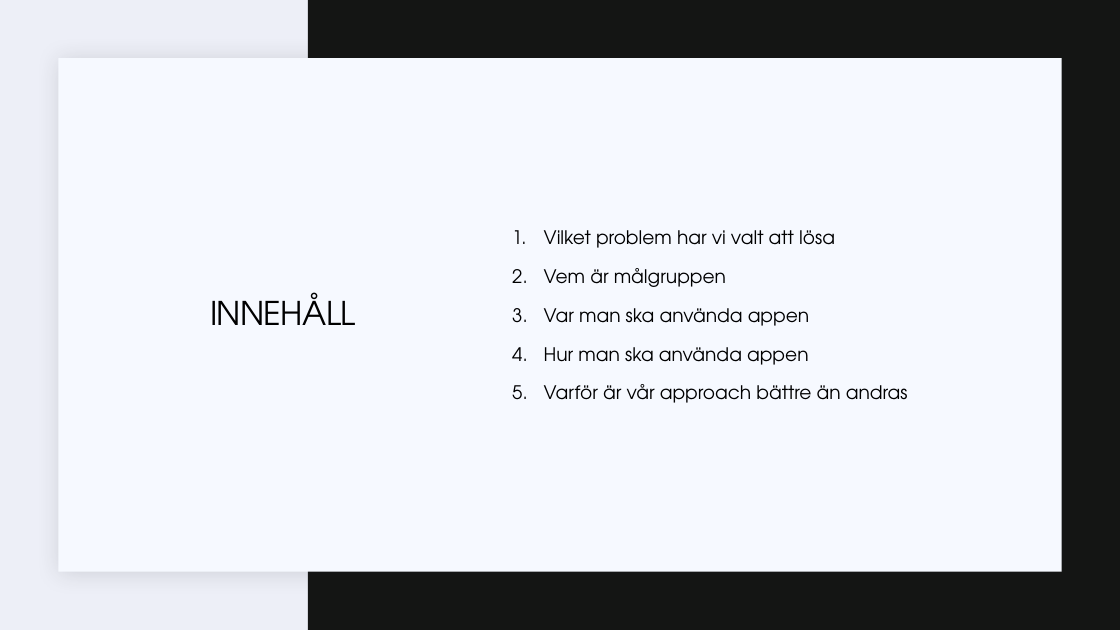
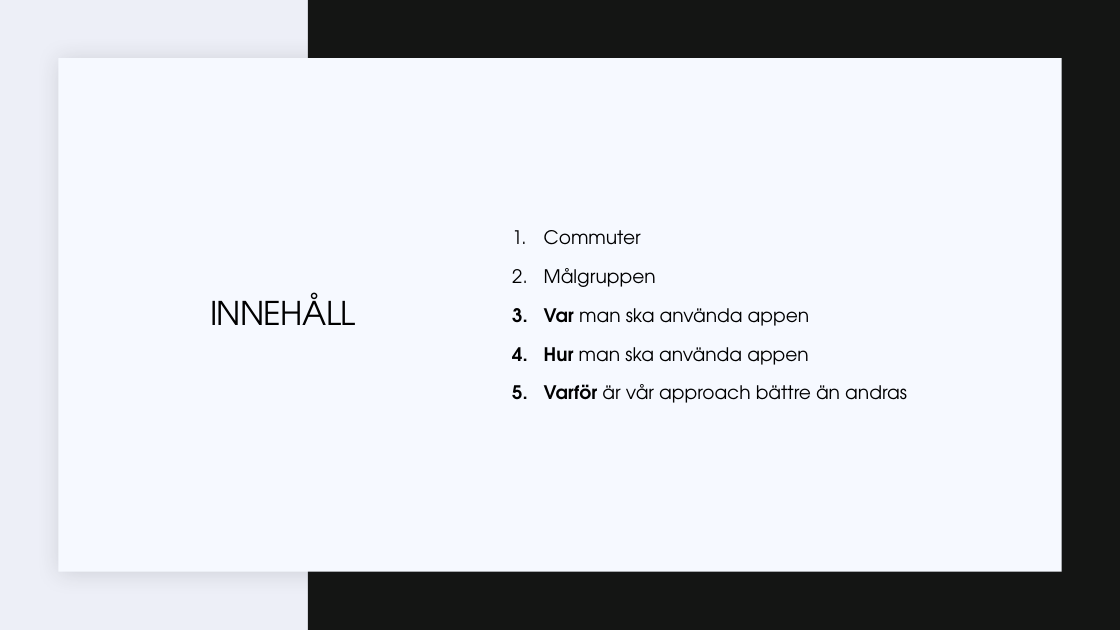
Before and after one commit to WizzardHarry/ramverk, a slide deck: slide 2 of docs/Commuter App.pptx. Drawn at 1120x630 pixels with LibreOffice and Linux fonts; fonts in the diff are those of the drawing. Boxes give left, top, right and bottom in pixels: in the first picture for what was removed or moved away, otherwise in the second. Text is boxed around its words. In the diff, an @@ line names an element or a change of style, - is before the commit and + after.

```diff
--- a/docs/Commuter App.pptx
+++ b/docs/Commuter App.pptx
@@ text at bbox=[544, 230, 656, 287]: text changed @@
-1. Vilket problem har vi valt att lösa
-2. Vem är målgruppen
+1. Commuter
+2. Målgruppen
@@ text at bbox=[544, 308, 907, 403]: bold on in "Var", "Hur", "Varför" @@
```
Also in this commit, not shown: 3 other slides changed, 1 slide added.
